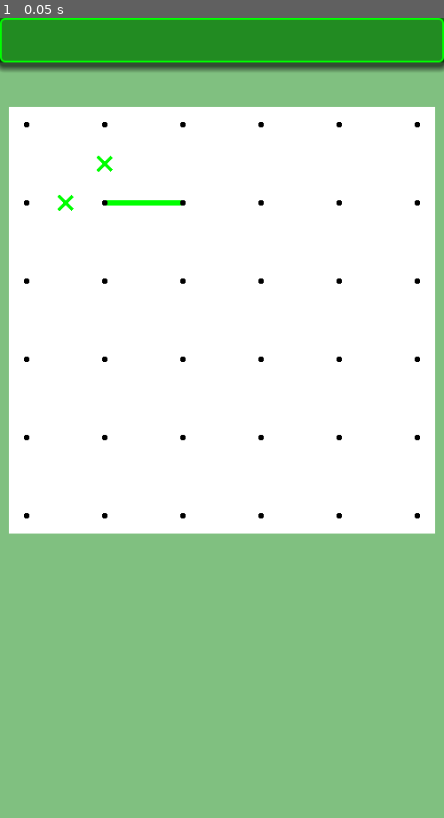
Above: before the commit, frame 1.
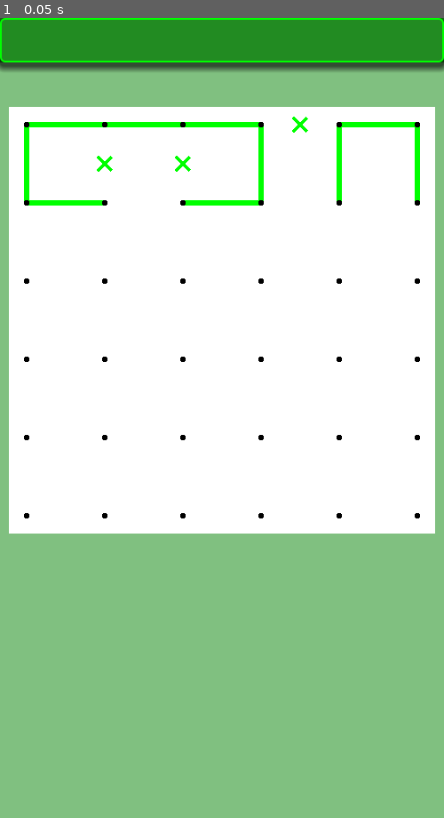
Above: after the commit, the same moment.

Repository: vivisuke/GridGraph
Game: Godot game, scene res://main.tscn
Same seed, same stepped clock (60 frames per second), same inputs: the game is played once before the commit and once after it.
Inputs:
- Up to frame 1 (0.05 s): no input

The runs differ from the first frame. In frame 1, 1.5% of the frame differs, in the area x 5-95%, y 12-25%.

Commit message:
0016 ◎ C 03/21 03/21 0.001│ToDo│連結エッジ端点数カウント・表示

Diff:
--- a/GridGraph/scripts/Board.gd
+++ b/GridGraph/scripts/Board.gd
@@ -26,8 +26,10 @@
 var v_link = []			# 各格子点の下連結フラグ
 var mate = []			# 連結先配列、端点以外は値: 0
 var degree = []			# 頂点次数
-var count = []			# セル周囲連結エッジ数
+var lnk_count = []		# セル周囲連結エッジ数
+var ul_count = []		# セル周囲非連結エッジ数
 var dir_order = [LINK_UP, LINK_DOWN, LINK_LEFT, LINK_RIGHT]
+var n_end_pnt = 0		# 端点数
 var solved = false		# 解探索成功
 var finished = false	# 探索終了
 var n_solved = 0		# 発見解数
@@ -62,8 +64,10 @@
 	for i in range(ARY_SIZE): mate[i] = i		# 非連結
 	degree.resize(ARY_SIZE)
 	degree.fill(0)
-	count.resize(ARY_SIZE)
-	count.fill(0)
+	lnk_count.resize(ARY_SIZE)
+	lnk_count.fill(0)
+	ul_count.resize(ARY_SIZE)
+	ul_count.fill(0)
 	ix99 = xyToIX(N_HORZ, N_VERT)
 	init_links()
 	assert( h_link[xyToIX(-1, 0)] == UNLINKED_DTM )
@@ -73,12 +77,18 @@
 		for x in range(N_HORZ):
 			clue_num[xyToIX(x, y)] = ANY
 func clear_edges():
+	n_end_pnt = 0
 	for y in range(N_VERT+1):
 		for x in range(N_HORZ):
 			h_link[xyToIX(x, y)] = EMPTY
 	for y in range(N_VERT):
 		for x in range(N_HORZ+1):
 			v_link[xyToIX(x, y)] = EMPTY
+	degree.fill(0)
+	lnk_count.fill(0)
+	ul_count.fill(0)
+	for i in range(mate.size()):
+		mate[i] = i
 func init_links():
 	h_link.fill(EMPTY)
 	v_link.fill(EMPTY)
@@ -102,30 +112,75 @@
 	h_link[ix] = LINKED
 	degree[ix] += 1
 	degree[ix+1] += 1
-	count[ix] += 1
-	count[ix-ARY_WIDTH] += 1
+	lnk_count[ix] += 1
+	lnk_count[ix-ARY_WIDTH] += 1
+	connect_edge(ix, ix+1)
 func make_v_link(ix):
 	v_link[ix] = LINKED
 	degree[ix] += 1
 	degree[ix+ARY_WIDTH] += 1
-	count[ix] += 1
-	count[ix-1] += 1
+	lnk_count[ix] += 1
+	lnk_count[ix-1] += 1
+	connect_edge(ix, ix+ARY_WIDTH)
 func unmake_h_link(ix):			# make_h_link() 処理を戻す
 	h_link[ix] = EMPTY
 	degree[ix] -= 1
 	degree[ix+1] -= 1
-	count[ix] -= 1
-	count[ix-ARY_WIDTH] -= 1
+	lnk_count[ix] -= 1
+	lnk_count[ix-ARY_WIDTH] -= 1
 func unmake_v_link(ix):			# make_v_link() 処理を戻す
 	v_link[ix] = EMPTY
 	degree[ix] -= 1
 	degree[ix+ARY_WIDTH] -= 1
-	count[ix] -= 1
-	count[ix-1] -= 1
+	lnk_count[ix] -= 1
+	lnk_count[ix-1] -= 1
 func make_h_unlink(ix):
 	h_link[ix] = UNLINKED
+	ul_count[ix] += 1
+	ul_count[ix-ARY_WIDTH] += 1
 func make_v_unlink(ix):
 	v_link[ix] = UNLINKED
+	ul_count[ix] += 1
+	ul_count[ix-1] += 1
+func unmake_h_unlink(ix):			# make_h_unlink() 処理を戻す
+	h_link[ix] = EMPTY
+	ul_count[ix] -= 1
+	ul_count[ix-ARY_WIDTH] -= 1
+func unmake_v_unlink(ix):			# make_v_unlink() 処理を戻す
+	v_link[ix] = EMPTY
+	ul_count[ix] -= 1
+	ul_count[ix-1] -= 1
+func connect_edge(ix1, ix2):
+	if mate[ix1] == ix1:			# ix1：未接続
+		if mate[ix2] == ix2:		# 両方端点→連結
+			mate[ix1] = ix2
+			mate[ix2] = ix1
+			n_end_pnt += 2
+		else:						# ix2 が接続済み
+			mate[mate[ix2]] = ix1
+			mate[ix1] = mate[ix2]
+			mate[ix2] = 0				# 中点
+	elif mate[ix1] != 0:			# ix1：接続済み
+		if mate[ix2] == ix2:		# ix2 が端点
+			mate[mate[ix1]] = ix2
+			mate[ix2] = mate[ix1]
+			mate[ix1] = 0
+		else:						# ix1, ix2 が接続済み
+			mate[mate[ix1]] = mate[ix2]
+			mate[mate[ix2]] = mate[ix1]
+			mate[ix1] = 0
+			mate[ix2] = 0
+			n_end_pnt -= 2
+#
+func print_mate():
+	print("n_end_pnt = %d, mate:" % n_end_pnt)
+	for y in range(N_VERT+1):
+		var txt = ""
+		for x in range(N_HORZ+1):
+			var ix = xyToIX(x, y)
+			txt += "%2d " % mate[ix]
+		print(txt)
+	print("\n")
 func print_degree():
 	print("vertex degree:")
 	for y in range(N_VERT+1):
@@ -137,11 +192,11 @@
 	print("\n")
 func print_count():
 	print("linked edge count:")
-	for y in range(N_VERT+1):
-		var txt = ""
-		for x in range(N_HORZ+1):
+	for y in range(N_VERT):
+		var txt = ""
+		for x in range(N_HORZ):
 			var ix = xyToIX(x, y)
-			txt += "%d " % count[ix]
+			txt += "%d " % lnk_count[ix]
 		print(txt)
 	print("\n")
 func print_board():
--- a/GridGraph/scripts/main.gd
+++ b/GridGraph/scripts/main.gd
@@ -25,11 +25,34 @@
 	bd.print_board()
 	bd.print_degree()
 	bd.print_count()
-	bd.unmake_h_link(xyToIX(0, 0))
-	bd.unmake_v_link(xyToIX(0, 0))
+	bd.print_mate()
+	#bd.unmake_h_link(xyToIX(0, 0))
+	#bd.unmake_v_link(xyToIX(0, 0))
+	#bd.print_board()
+	#bd.print_degree()
+	#bd.print_count()
+	#
+	bd.clear_edges()
+	bd.make_h_link(xyToIX(0, 0))
+	bd.make_v_link(xyToIX(0, 0))
+	bd.make_h_link(xyToIX(1, 0))
+	bd.make_v_unlink(xyToIX(1, 0))
+	bd.make_h_link(xyToIX(2, 0))
+	bd.make_v_unlink(xyToIX(2, 0))
+	bd.make_h_unlink(xyToIX(3, 0))
+	bd.make_v_link(xyToIX(3, 0))
+	bd.make_h_link(xyToIX(4, 0))
+	bd.make_v_link(xyToIX(4, 0))
+	bd.make_v_link(xyToIX(5, 0))
+	#bd.print_board()
+	#bd.print_mate()
+	bd.make_h_link(xyToIX(0, 1))
+	bd.make_h_link(xyToIX(2, 1))
 	bd.print_board()
 	bd.print_degree()
 	bd.print_count()
+	bd.print_mate()
+	#
 	$Board/Grid.h_link = bd.h_link
 	$Board/Grid.v_link = bd.v_link
 	$Board/Grid.queue_redraw()
Not shown, changed: GridGraph.spr
